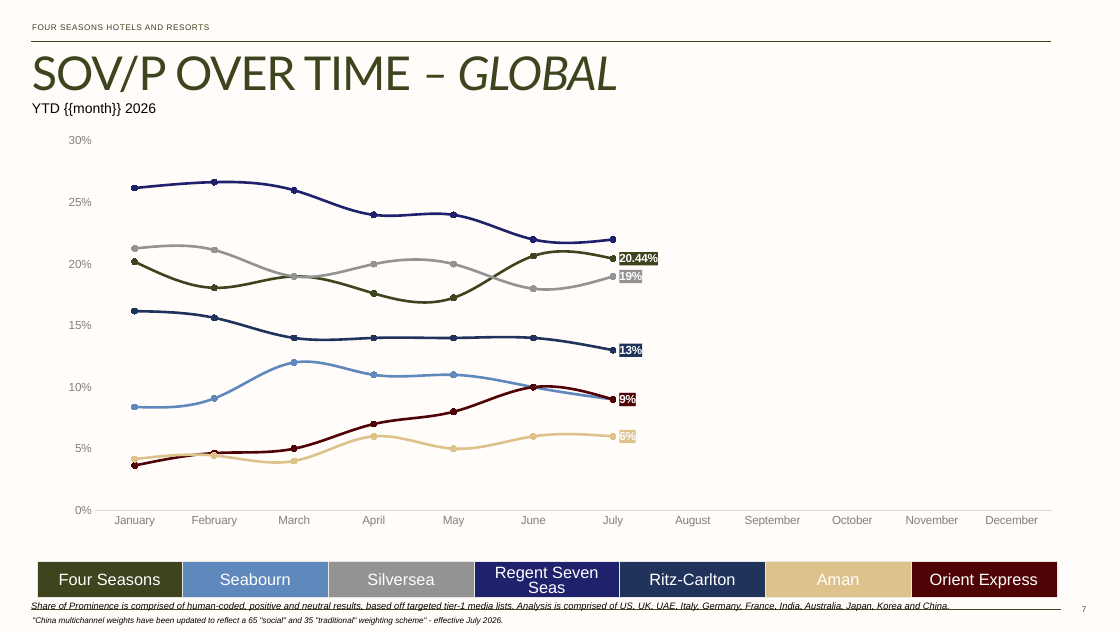
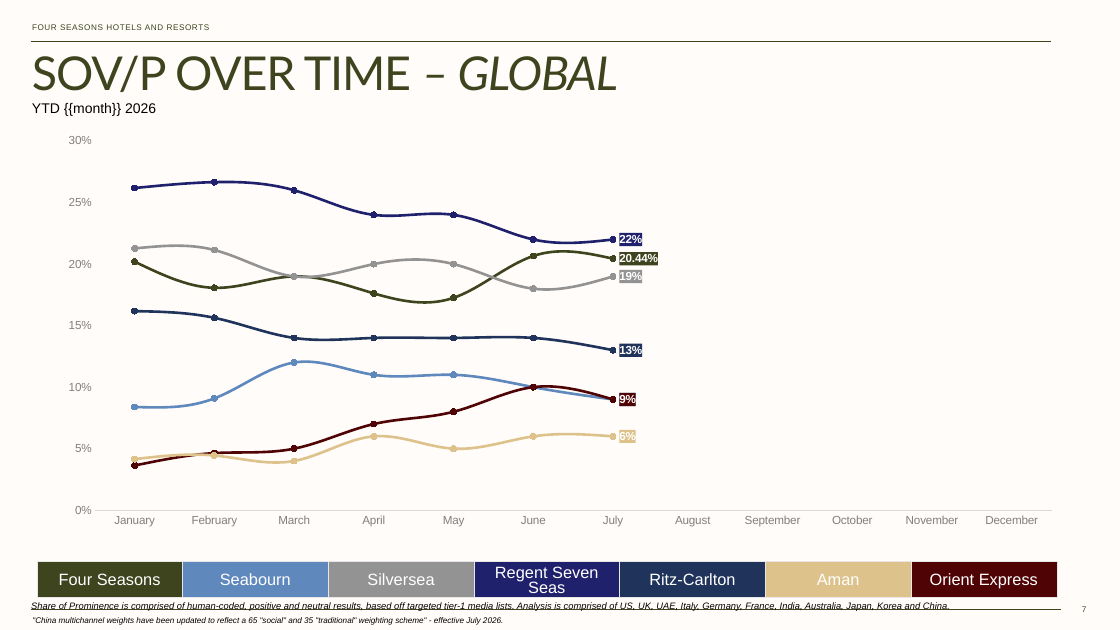
Before and after one commit to EDXI2026ColombiaTMAP-QAVersion/4SAutomated, a slide deck: slide 7 of Yachts Report Template.pptx. Drawn at 1120x630 pixels with LibreOffice and Linux fonts; fonts in the diff are those of the drawing; background and template pictures are left out. Boxes give left, top, right and bottom in pixels: in the first picture for what was removed or moved away, otherwise in the second. Text is boxed around its words. In the diff, an @@ line names an element or a change of style, - is before the commit and + after.

Commit message:
new template

```diff
--- a/Yachts Report Template.pptx
+++ b/Yachts Report Template.pptx
@@ line chart at [54, 134, 1052, 558] @@
@@ data labels of Series 5 added @@
```
